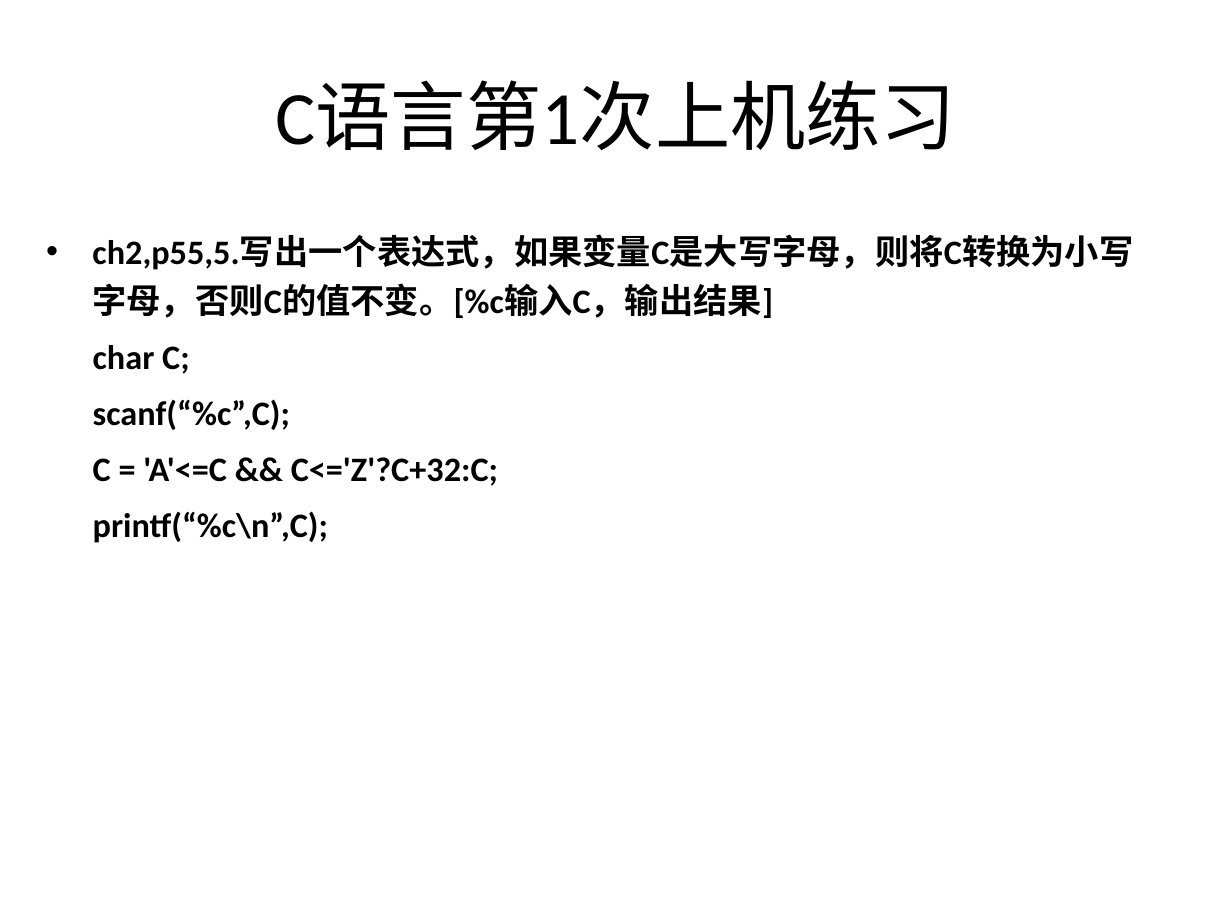
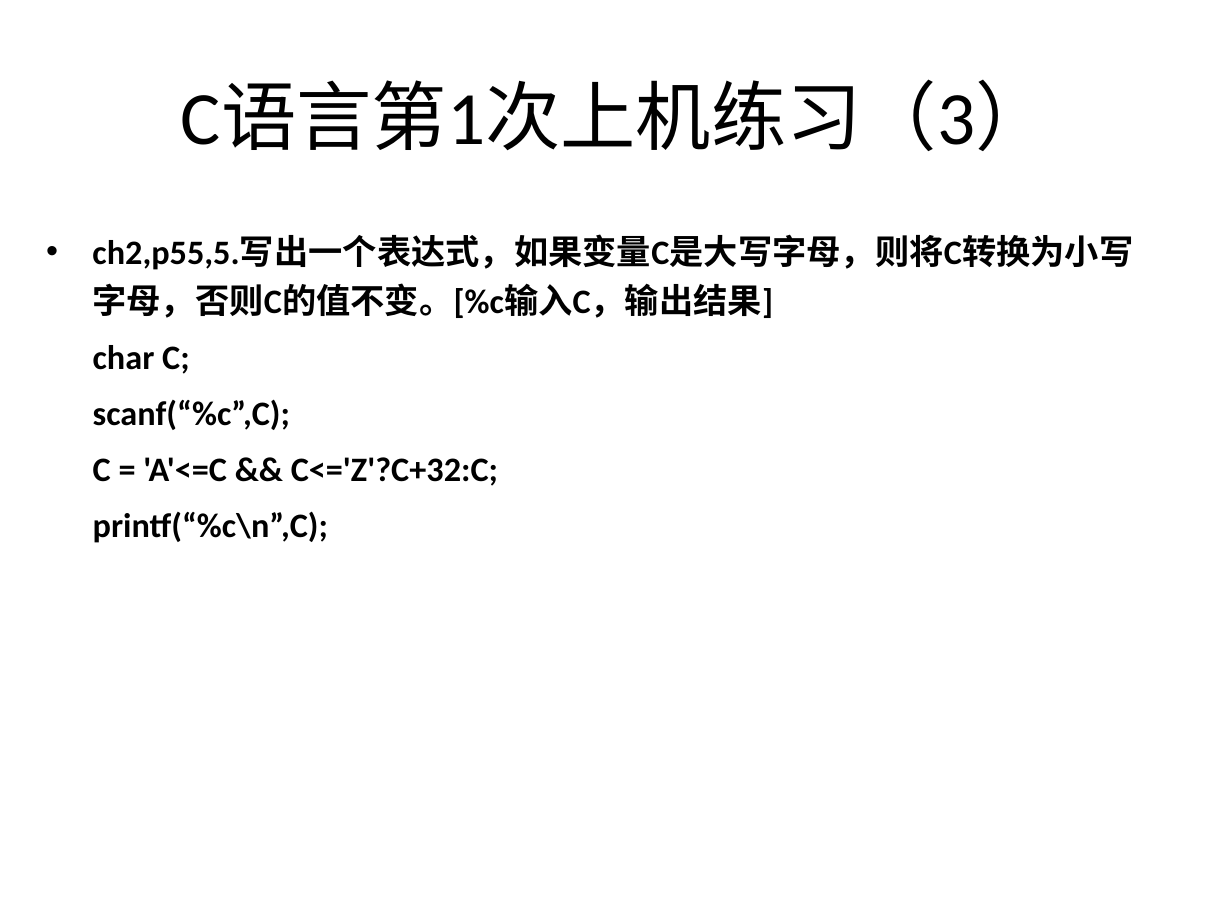
Before and after one commit to jtrfid/C-Repositories, a slide deck: slide 12 of 2016/上机安排.pptx. Drawn at 1232x924 pixels with LibreOffice and Linux fonts; fonts in the diff are those of the drawing. Boxes give left, top, right and bottom in pixels: in the first picture for what was removed or moved away, otherwise in the second. Text is boxed around its words. In the diff, an @@ line names an element or a change of style, - is before the commit and + after.

Commit message:
修订进度，上机安排

```diff
--- a/2016/上机安排.pptx
+++ b/2016/上机安排.pptx
@@ title at bbox=[181, 81, 1051, 151]: text changed @@
-C语言第1次上机练习
+C语言第1次上机练习（3）
```
Also in this commit, not shown: 4 other slides changed, 2 slides added, 1 other file.
